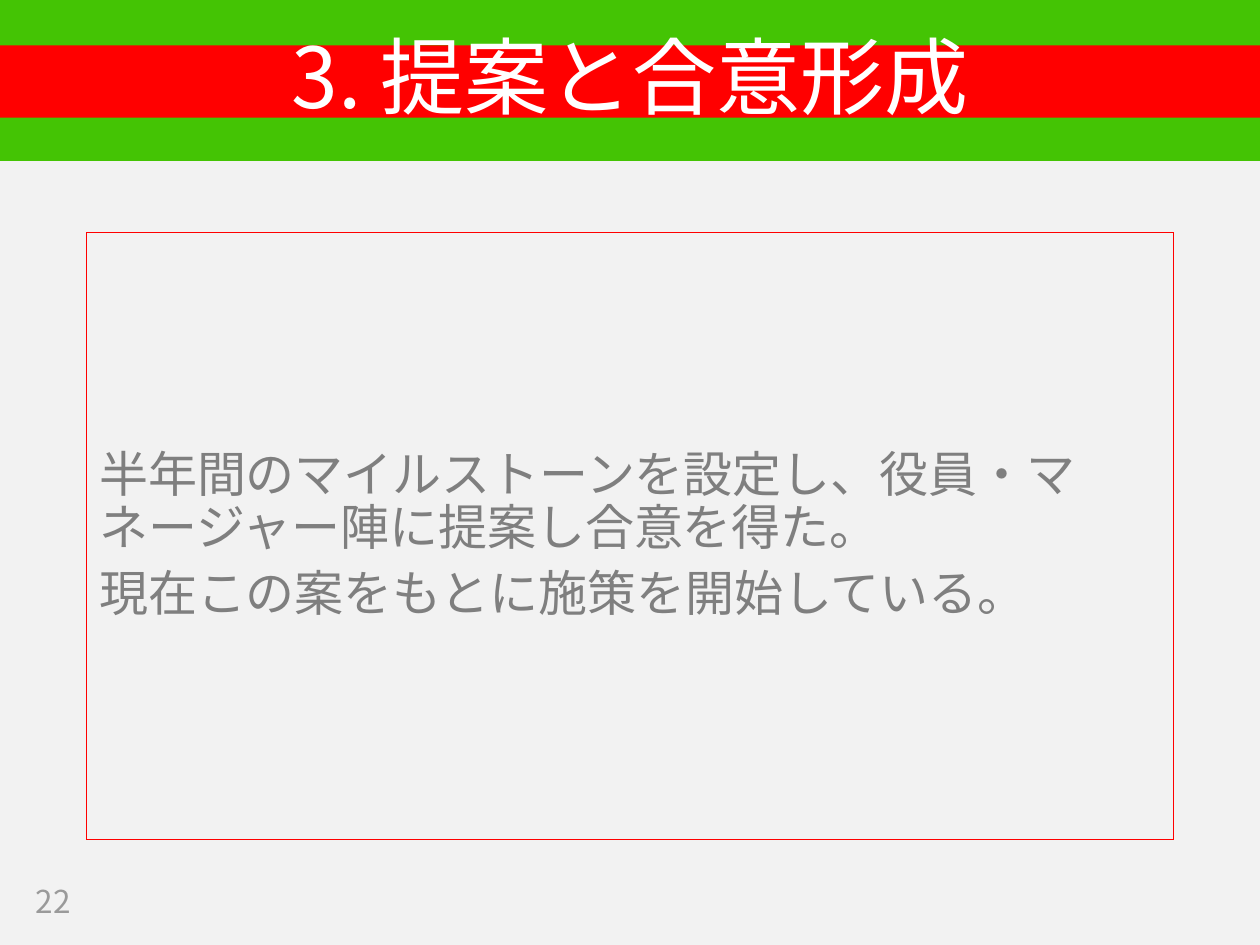
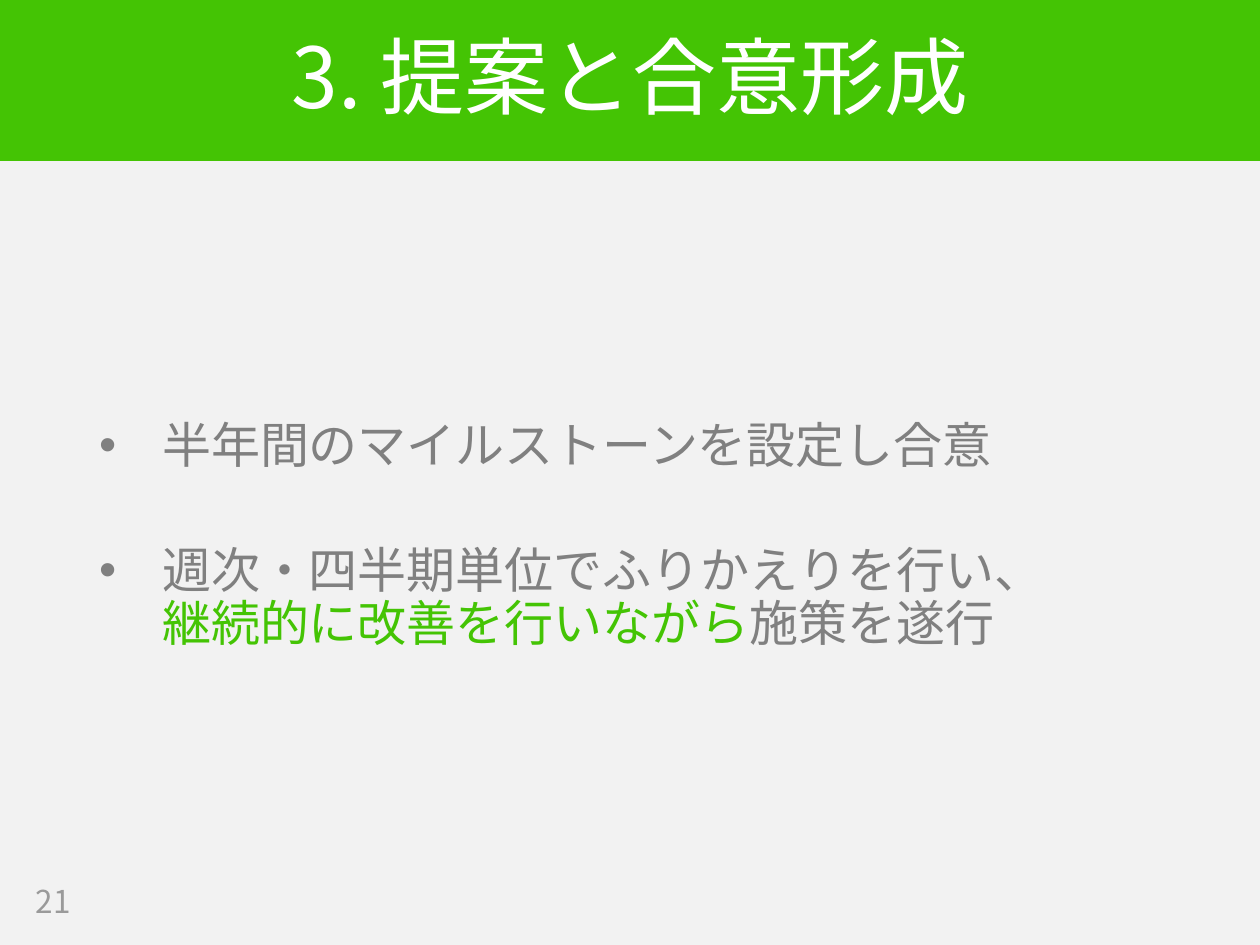
Before and after one commit to hageyahhoo/RSGT2018, a slide deck: slide 21 of SET_PO_ja.pptx (slide 22 before the commit). Drawn at 1260x945 pixels with LibreOffice and Linux fonts; fonts in the diff are those of the drawing. Boxes give left, top, right and bottom in pixels: in the first picture for what was removed or moved away, otherwise in the second. Text is boxed around its words. In the diff, an @@ line names an element or a change of style, - is before the commit and + after.

```diff
--- a/SET_PO_ja.pptx
+++ b/SET_PO_ja.pptx
@@ title "3. 提案と合意形成" moved from (x1=0, y1=45, x2=1260, y2=117) to (x1=292, y1=37, x2=968, y2=115) @@
@@ title "3. 提案と合意形成" at (x1=292, y1=37, x2=968, y2=115): fill #FF0000 to none @@
@@ text "半年間のマイルストーンを設定し合意" moved from (x1=87, y1=233, x2=1173, y2=840) to (x1=162, y1=422, x2=1043, y2=645) @@
@@ text "半年間のマイルストーンを設定し合意" at (x1=162, y1=422, x2=1043, y2=645): outline #FF0000 0.75 pt to none @@
@@ text at (x1=162, y1=422, x2=1043, y2=645): text changed; text colour #7F7F7F to #808080 @@
-半年間のマイルストーンを設定し、役員・マネージャー陣に提案し合意を得た。
-現在この案をもとに施策を開始している。
+• 半年間のマイルストーンを設定し合意
+• 週次・四半期単位でふりかえりを行い、
+  継続的に改善を行いながら施策を遂行
@@ page number at (x1=36, y1=890, x2=71, y2=913): text changed @@
-22
+21
```
Also in this commit, not shown: 10 other slides changed, 6 slides added, 3 slides removed.
